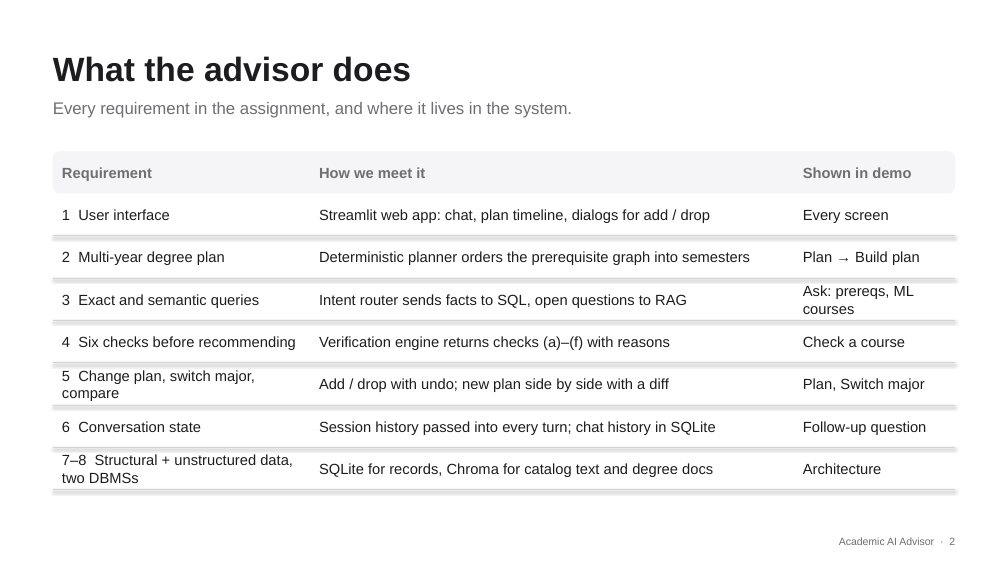
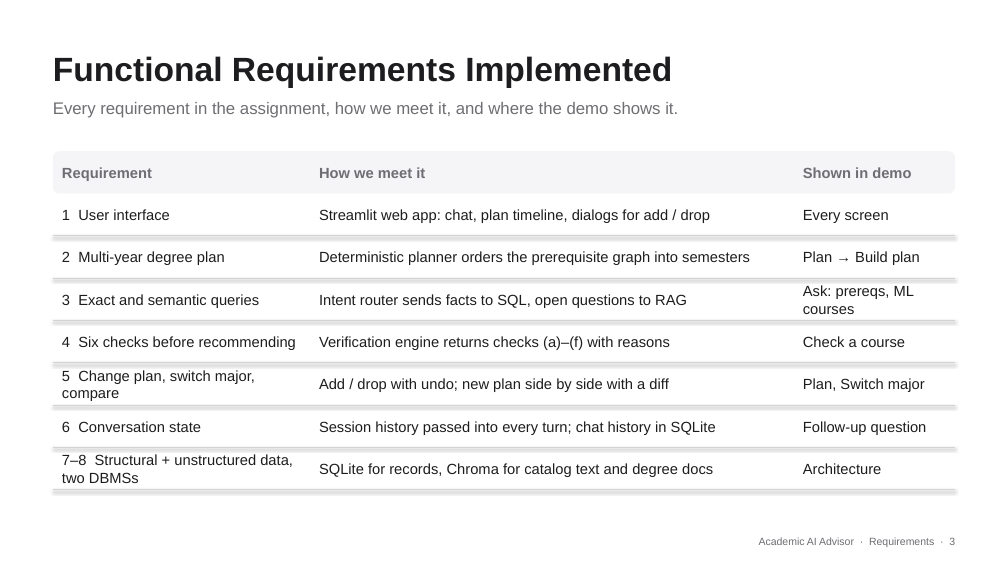
Before and after one commit to JordanTaylorGit/CSE-4392-AI-Academic-Advisor, a slide deck: slide 3 of deliverables/AI_Advisor_Presentation.pptx (slide 2 before the commit). Drawn at 1008x567 pixels with LibreOffice and Linux fonts; fonts in the diff are those of the drawing. Boxes give left, top, right and bottom in pixels: in the first picture for what was removed or moved away, otherwise in the second. Text is boxed around its words. In the diff, an @@ line names an element or a change of style, - is before the commit and + after.

```diff
--- a/deliverables/AI_Advisor_Presentation.pptx
+++ b/deliverables/AI_Advisor_Presentation.pptx
@@ text at box(53, 56, 672, 88): text changed @@
-What the advisor does
+Functional Requirements Implemented
@@ text at box(53, 102, 678, 118): text changed @@
-Every requirement in the assignment, and where it lives in the system.
+Every requirement in the assignment, how we meet it, and where the demo shows it.
@@ text at box(759, 537, 955, 547): text changed @@
-Academic AI Advisor · 2
+Academic AI Advisor · Requirements · 3
```
Also in this commit, not shown: 19 other slides changed, 9 slides added, 2 slides removed, 1 other file.
